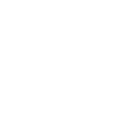
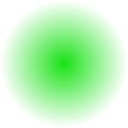
Comparing the layer stacks of the two 128x128 images. Changes:
added layer "redlight copy" above "redlight" over 1, 1, 127, 127
